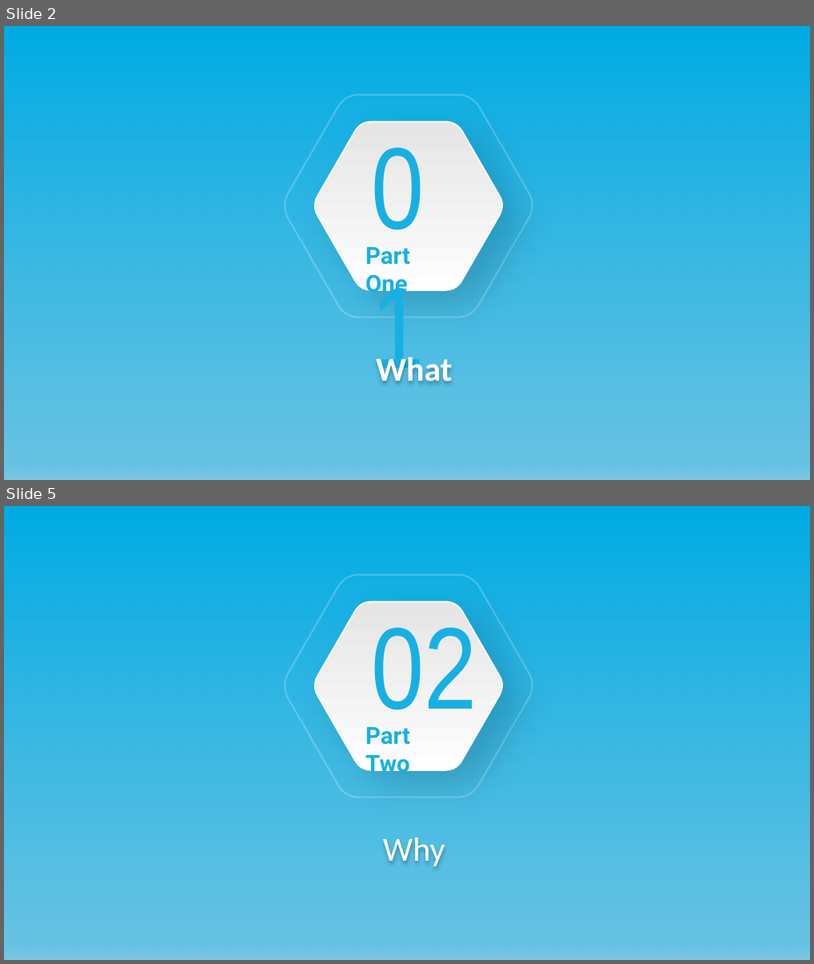
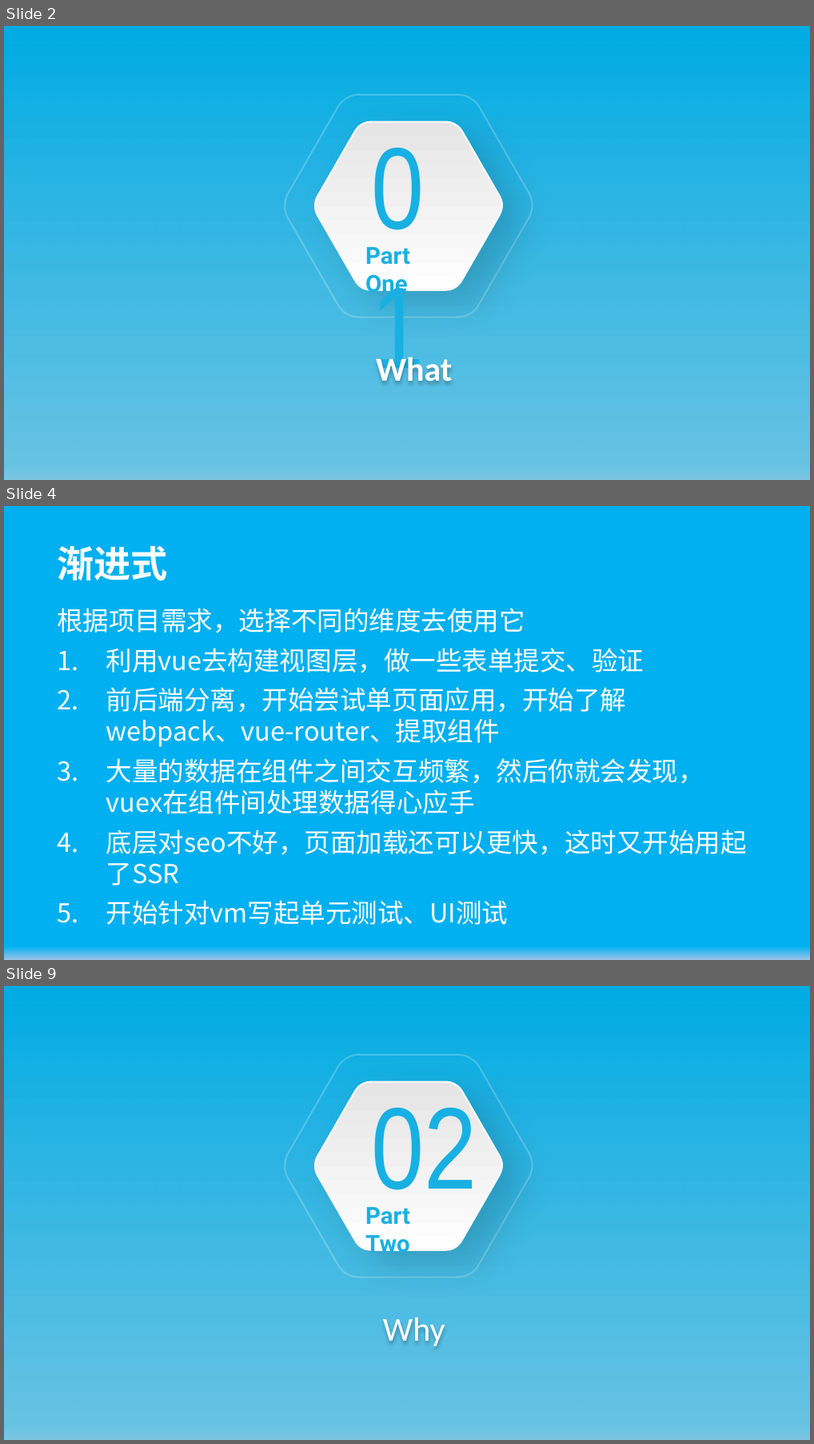
Before and after one commit to wugenshui/ppt, a slide deck: Vue/Vue.js基础.pptx. Shown one above the other, each under a label of ours: slides 2 and 5 before the commit, slides 2, 4 and 9 after it; the slides between them are not shown. The pictures are 814x964 and 814x1444 pixels, drawn with LibreOffice and Linux fonts; fonts in the diff are those of the drawing. Boxes give left, top, right and bottom in pixels: in the first picture for what was removed or moved away, otherwise in the second. Text is boxed around its words. In the diff, an @@ line names an element or a change of style, - is before the commit and + after.

```diff
--- a/Vue/Vue.js基础.pptx
+++ b/Vue/Vue.js基础.pptx
@@ slide 4 added at [4, 506, 810, 960], background gradient #9DC3E6 to #00B0F0 @@
@@ title added at [57, 546, 168, 580], 44 pt, text #FFFFFF, bold @@
+渐进式
@@ subtitle added at [57, 608, 747, 924], 31 pt, text #FFFFFF @@
+根据项目需求，选择不同的维度去使用它
+1. 利用vue去构建视图层，做一些表单提交、验证
+2. 前后端分离，开始尝试单页面应用，开始了解webpack、vue-router、提取组件
+3. 大量的数据在组件之间交互频繁，然后你就会发现，vuex在组件间处理数据得心应手
+4. 底层对seo不好，页面加载还可以更快，这时又开始用起了SSR
+5. 开始针对vm写起单元测试、UI测试
@@ what was slide 5 is now slide 9 @@
```
Also in this commit, not shown: 5 slides changed, 6 other slides added, 1 other file.
